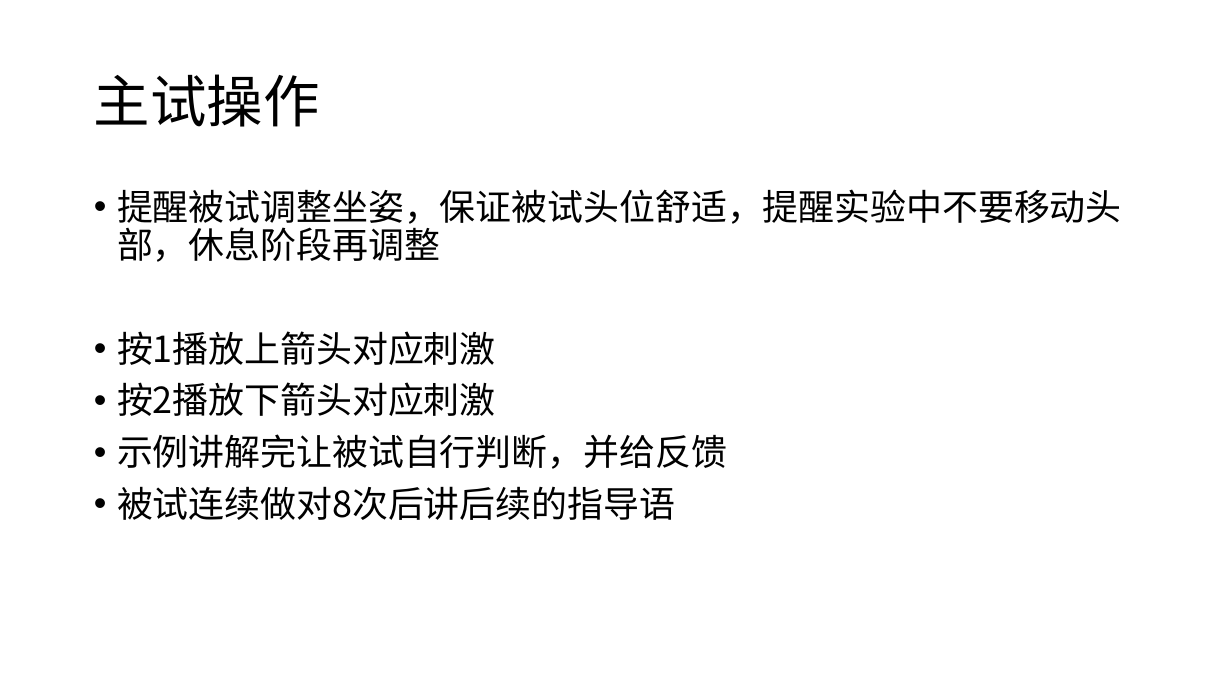
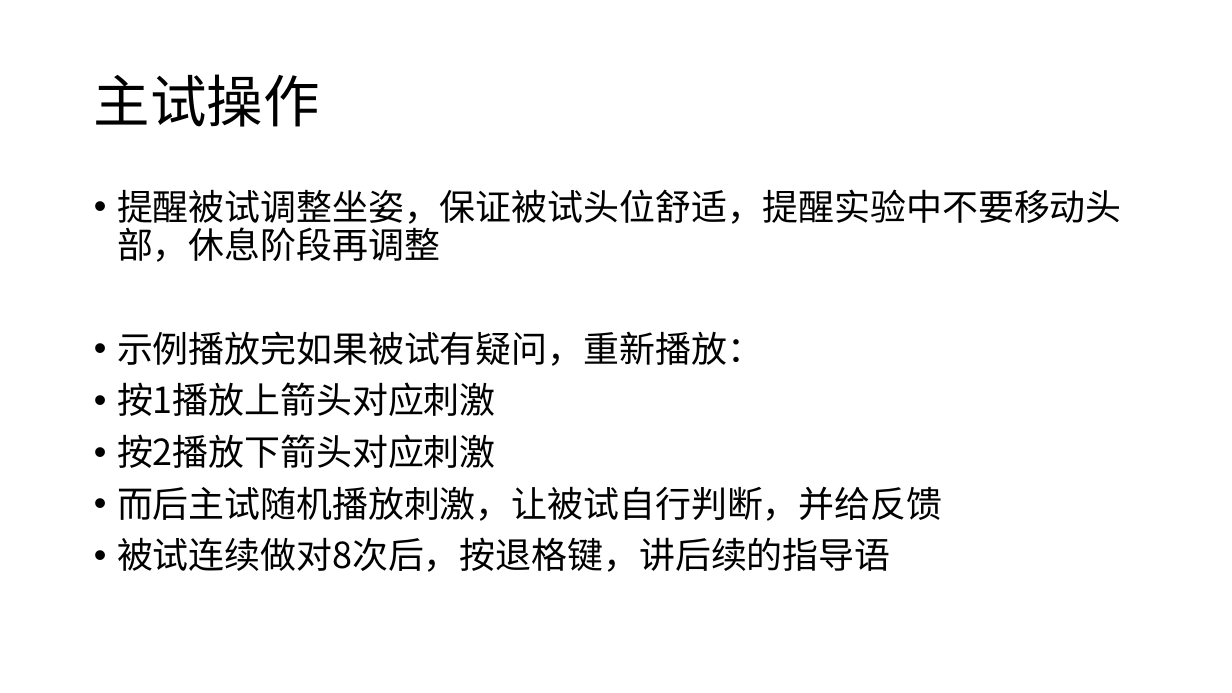
Before and after one commit to lyxose/RhythmicCue, a slide deck: slide 7 of Instructions/指导语.pptx (slide 5 before the commit). Drawn at 1232x693 pixels with LibreOffice and Linux fonts; fonts in the diff are those of the drawing. Boxes give left, top, right and bottom in pixels: in the first picture for what was removed or moved away, otherwise in the second. Text is boxed around its words. In the diff, an @@ line names an element or a change of style, - is before the commit and + after.

```diff
--- a/Instructions/指导语.pptx
+++ b/Instructions/指导语.pptx
@@ text at <box>117,331,763,366</box>: paragraph added @@
+• 示例播放完如果被试有疑问，重新播放：
@@ text at <box>117,486,942,572</box>: text changed @@
-• 示例讲解完让被试自行判断，并给反馈
-• 被试连续做对8次后讲后续的指导语
+• 而后主试随机播放刺激，让被试自行判断，并给反馈
+• 被试连续做对8次后，按退格键，讲后续的指导语
```
Also in this commit, not shown: 9 other slides changed, 9 slides added, 28 other files.
